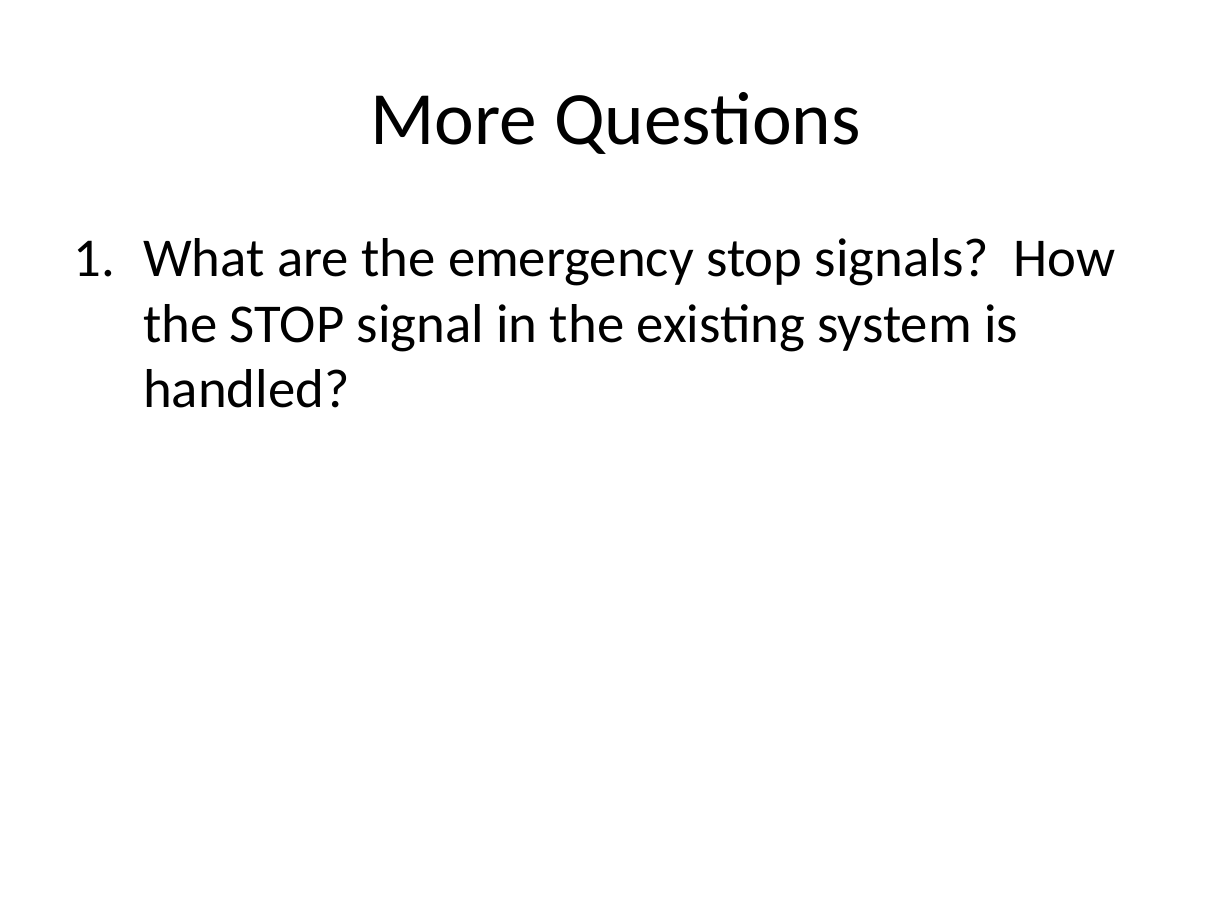
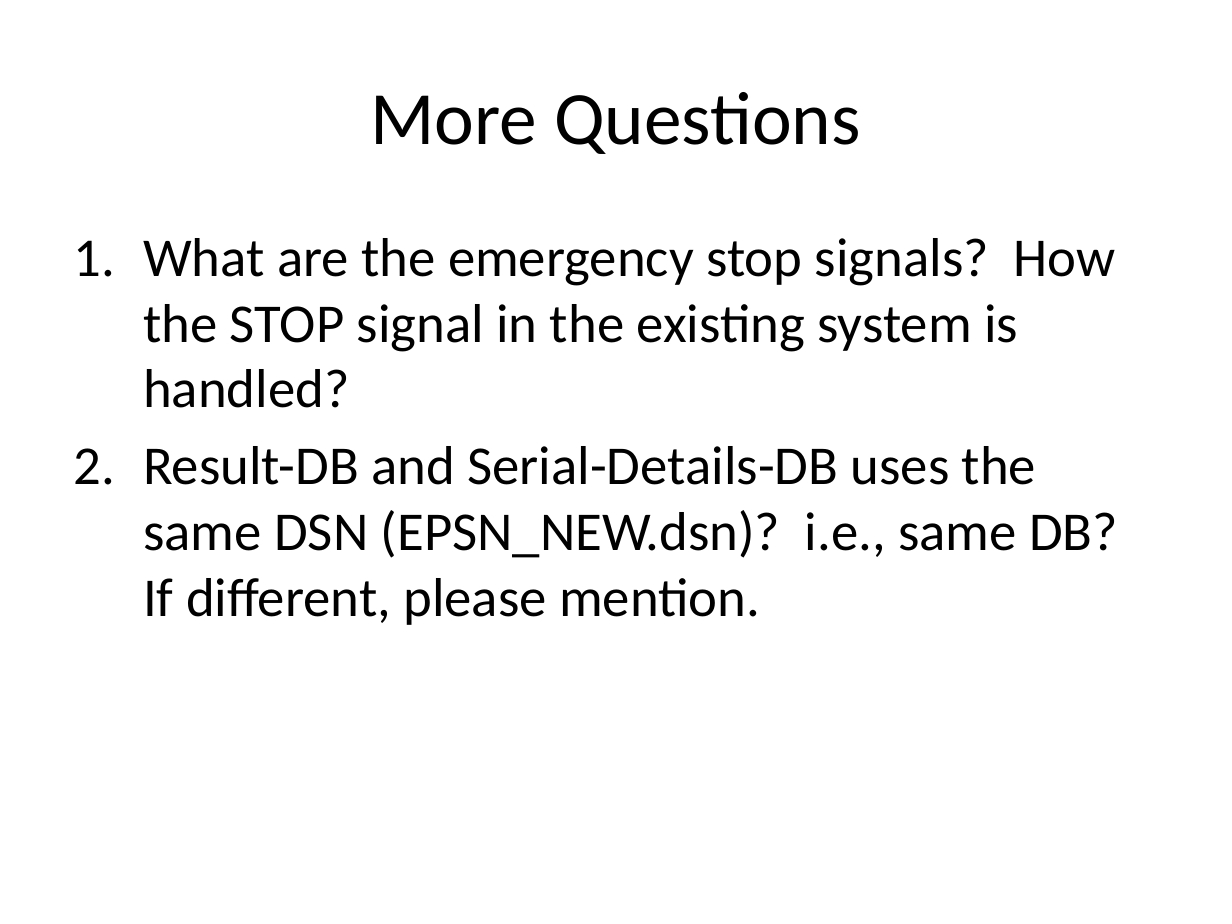
Before and after one commit to Karthi-003/Demo-Project, a slide deck: slide 11 of Documentation/Legacy ALTS vs New ALTS.pptx. Drawn at 1232x924 pixels with LibreOffice and Linux fonts; fonts in the diff are those of the drawing. Boxes give left, top, right and bottom in pixels: in the first picture for what was removed or moved away, otherwise in the second. Text is boxed around its words. In the diff, an @@ line names an element or a change of style, - is before the commit and + after.

```diff
--- a/Documentation/Legacy ALTS vs New ALTS.pptx
+++ b/Documentation/Legacy ALTS vs New ALTS.pptx
@@ text at <box>143,446,1118,625</box>: paragraph added @@
+2. Result-DB and Serial-Details-DB uses the same DSN (EPSN_NEW.dsn)? i.e., same DB? If different, please mention.
```
Also in this commit, not shown: 1 other slide changed, 2 slides added, 58 other files.
